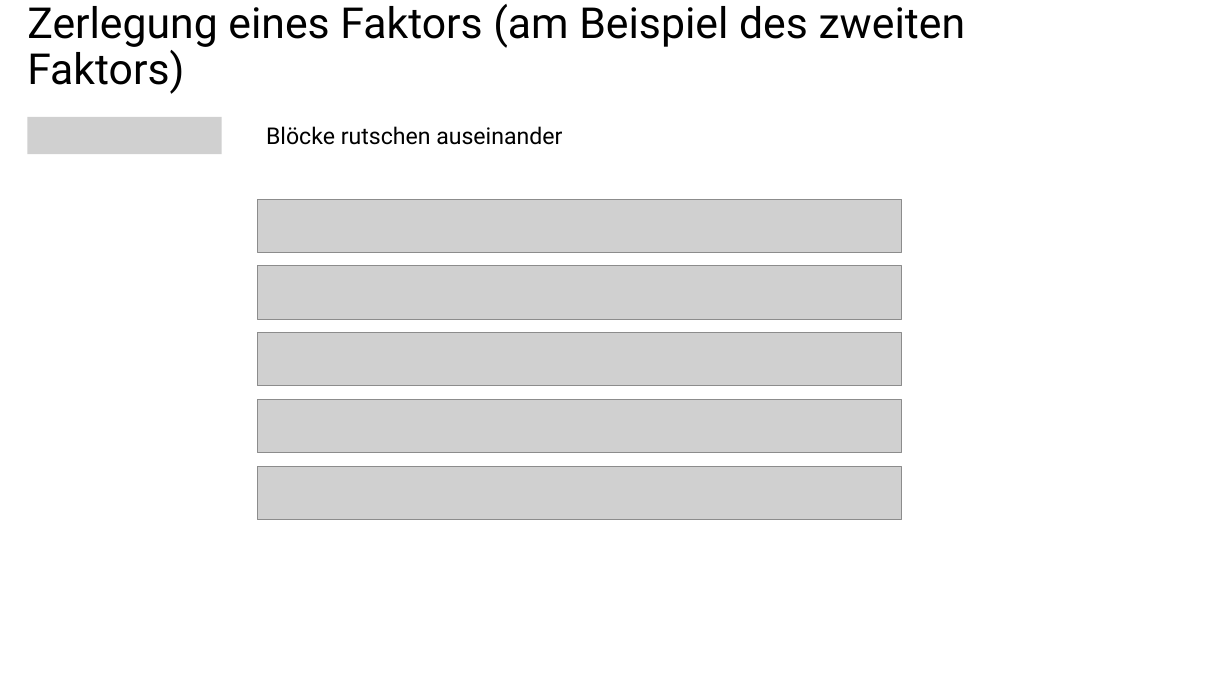
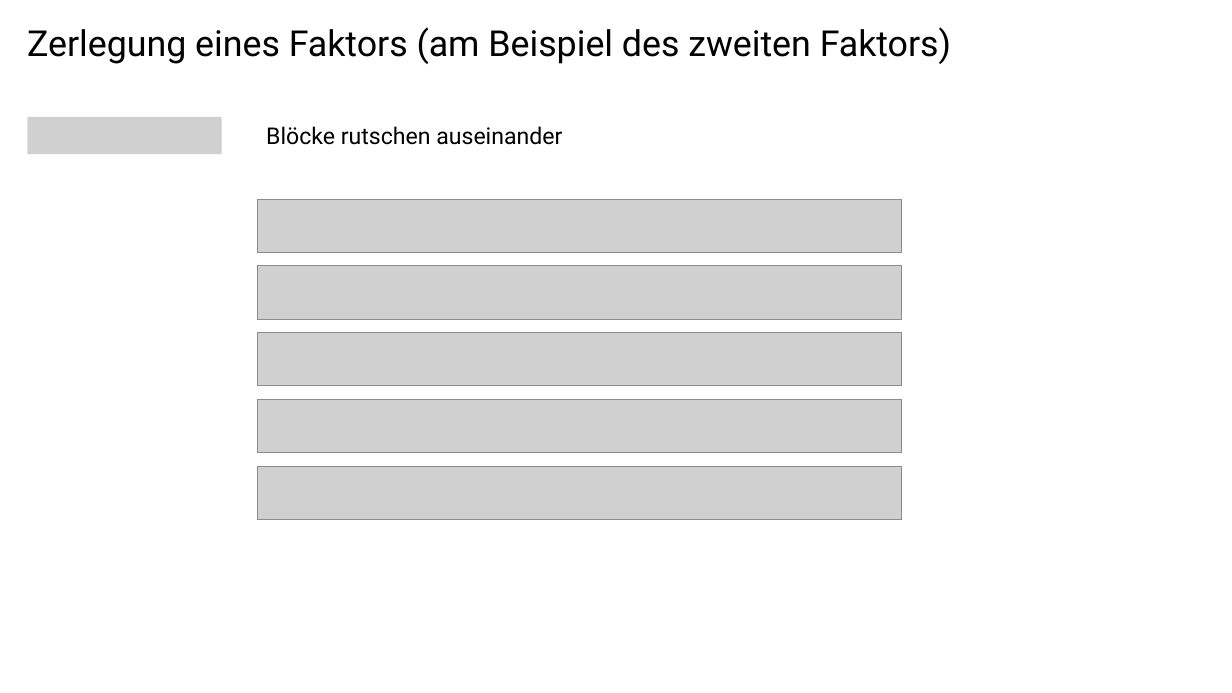
Before and after one commit to MismatchEta/divomath-VAMs, a slide deck: slide 18 of v4.0.0/Überlegungen_Rechteckfeld_250430.pptx. Drawn at 1232x693 pixels with LibreOffice and Linux fonts; fonts in the diff are those of the drawing; grey boxes stand for pictures. Boxes give left, top, right and bottom in pixels: in the first picture for what was removed or moved away, otherwise in the second. Text is boxed around its words. In the diff, an @@ line names an element or a change of style, - is before the commit and + after.

```diff
--- a/v4.0.0/Überlegungen_Rechteckfeld_250430.pptx
+++ b/v4.0.0/Überlegungen_Rechteckfeld_250430.pptx
@@ text "Zerlegung eines Faktors (am Beispiel ..." at (x1=27, y1=27, x2=951, y2=64): size 33.3 to 27.9 pt; line spacing 0.9 to 0.7 @@
```
Also in this commit, not shown: 16 other slides changed, 16 other files.
